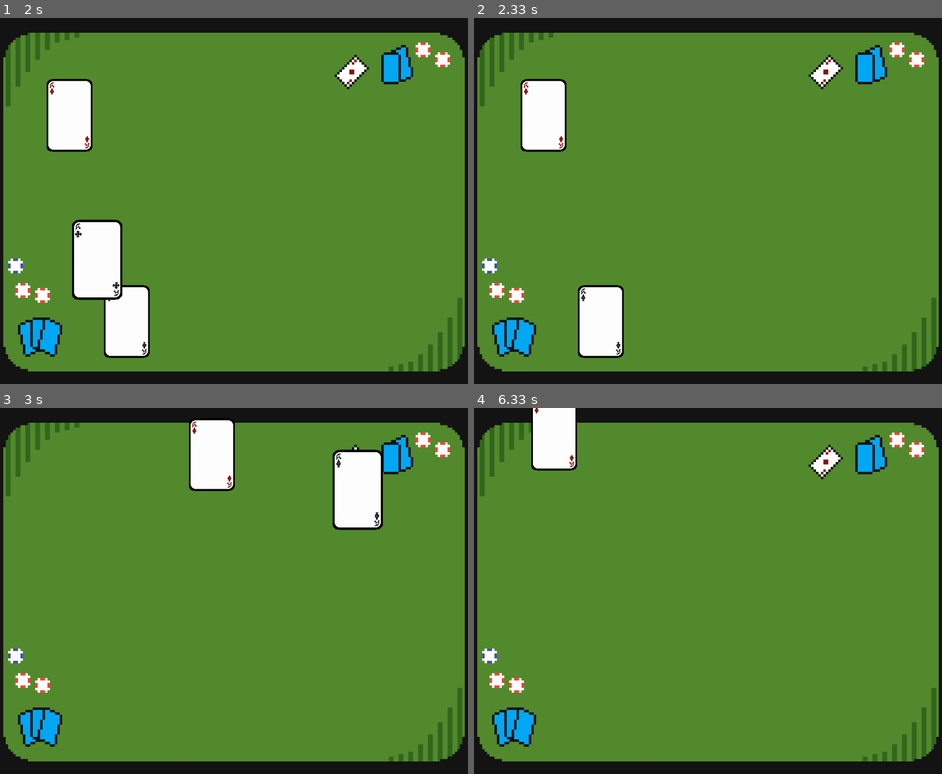
Above: before the commit, frames 1-4 (two rows, left to right).
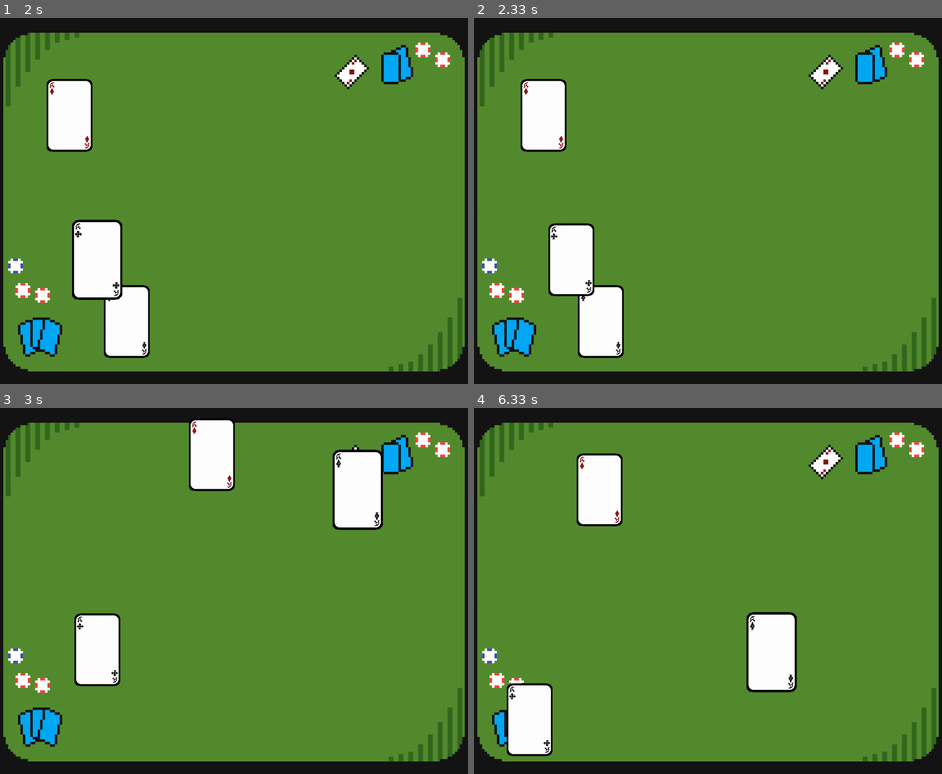
Above: after the commit, the same moments.

Repository: etooley77/pygame-card-game-engine
Game: pygame game, started from main.py
Same seed, same stepped clock (60 frames per second), same inputs: the game is played once before the commit and once after it.
Inputs (mouse positions are in pixels of both pictures, inside the frame that each line leads up to):
- Up to frame 1 (2 s): press the mouse at (262, 179) at 0.37 s; move the mouse to (168, 164) at 0.47 s; release the mouse at (79, 146) at 0.6 s; press the mouse at (79, 146) at 0.7 s; move the mouse to (74, 131) at 0.8 s; release the mouse at (70, 116) at 0.93 s; press the mouse at (98, 179) at 1.03 s; move the mouse to (257, 259) at 1.13 s; release the mouse at (421, 340) at 1.27 s; press the mouse at (177, 179) at 1.37 s; move the mouse to (154, 248) at 1.47 s; release the mouse at (126, 321) at 1.6 s; press the mouse at (421, 340) at 1.7 s; move the mouse to (257, 299) at 1.8 s; release the mouse at (98, 259) at 1.93 s
- Up to frame 2 (2.33 s): press the mouse at (895, 340) at 2.03 s; move the mouse to (890, 201) at 2.13 s; release the mouse at (890, 61) at 2.27 s
- Up to frame 3 (3 s): press the mouse at (70, 506) at 2.37 s; move the mouse to (140, 481) at 2.47 s; release the mouse at (210, 455) at 2.6 s; press the mouse at (126, 711) at 2.7 s; move the mouse to (243, 601) at 2.8 s; release the mouse at (355, 488) at 2.93 s
- Up to frame 4 (6.33 s): press the mouse at (684, 455) at 3.03 s; move the mouse to (717, 510) at 3.13 s; release the mouse at (745, 569) at 3.27 s; press the mouse at (829, 488) at 3.37 s; move the mouse to (698, 536) at 3.47 s; release the mouse at (567, 587) at 3.6 s; press the mouse at (684, 455) at 3.7 s; move the mouse to (703, 587) at 3.8 s; release the mouse at (717, 722) at 3.93 s; press the mouse at (829, 488) at 4.03 s; move the mouse to (796, 536) at 4.13 s; release the mouse at (759, 587) at 4.27 s; press the mouse at (567, 587) at 4.37 s; move the mouse to (693, 645) at 4.47 s; release the mouse at (815, 708) at 4.6 s; press the mouse at (567, 587) at 4.7 s; move the mouse to (656, 528) at 4.8 s; release the mouse at (750, 473) at 4.93 s; press the mouse at (572, 649) at 5.03 s; move the mouse to (548, 686) at 5.13 s; release the mouse at (530, 719) at 5.27 s; press the mouse at (567, 587) at 5.37 s; move the mouse to (684, 565) at 5.47 s; release the mouse at (801, 547) at 5.6 s; press the mouse at (745, 569) at 5.7 s; move the mouse to (670, 528) at 5.8 s; release the mouse at (600, 488) at 5.93 s; press the mouse at (815, 708) at 6.03 s; move the mouse to (792, 678) at 6.13 s; release the mouse at (773, 653) at 6.27 s

Frame 1 is identical in both runs. In frame 2, 1.9% of the frame differs, in the area x 15-26%, y 56-77%; in frame 3, 2.0%; in frame 4, 7.9%, in the area x 6-69%, y 0-96%.

Commit message:
fix to clear Card.active after mouse release

Diff:
--- a/engine/cards/card.py
+++ b/engine/cards/card.py
@@ -52,8 +52,10 @@
 
 			if self == Card.active and input_context.mouse_down:
 				self.pos = self.draggable.drag(input_context.mouse_pos)
-		else:
-			self.draggable.stop_drag()
+
+			if self == Card.active and input_context.mouse_released:
+				self.draggable.stop_drag()
+				Card.active = None
 
 		# Update position
 		self.rect.topleft = self.pos
